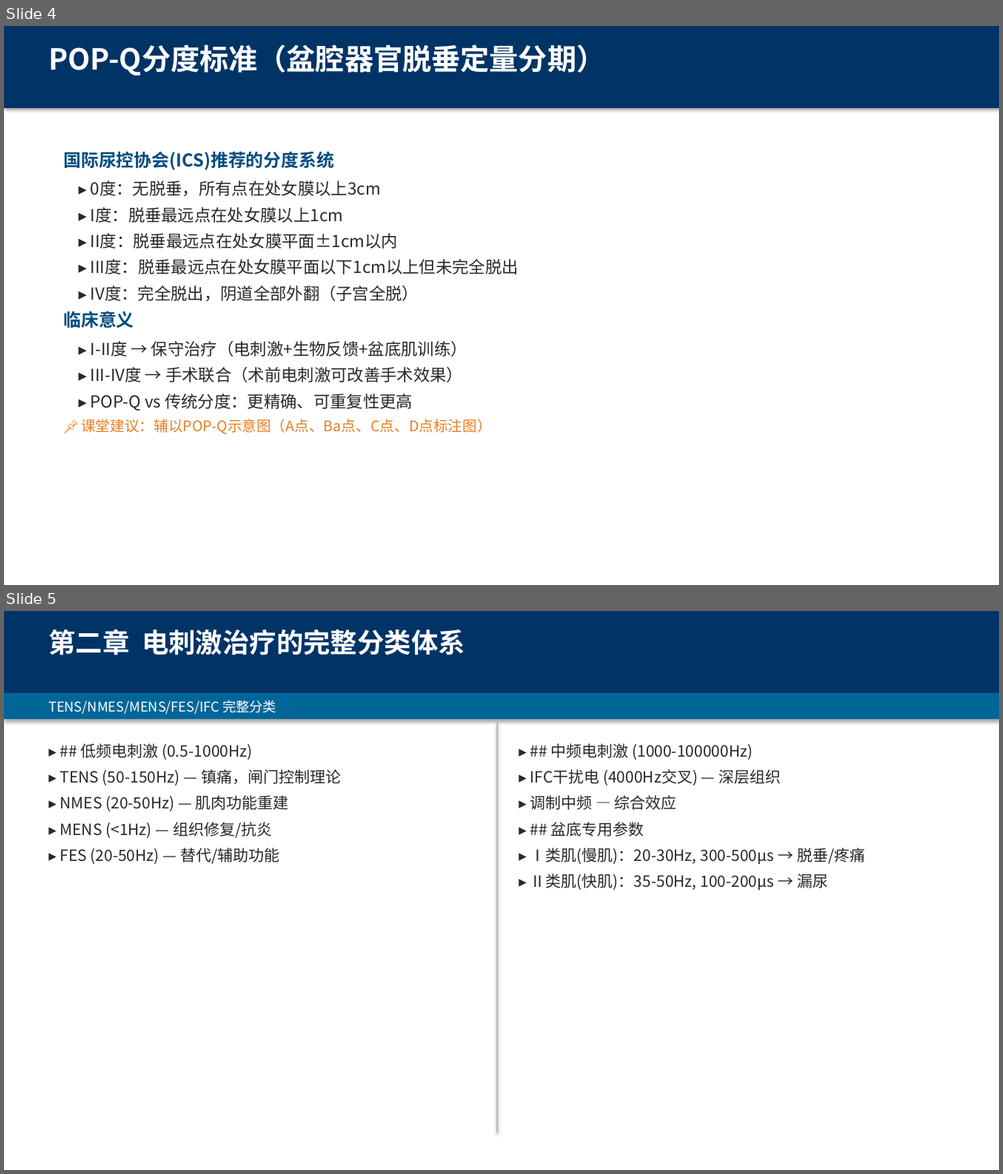
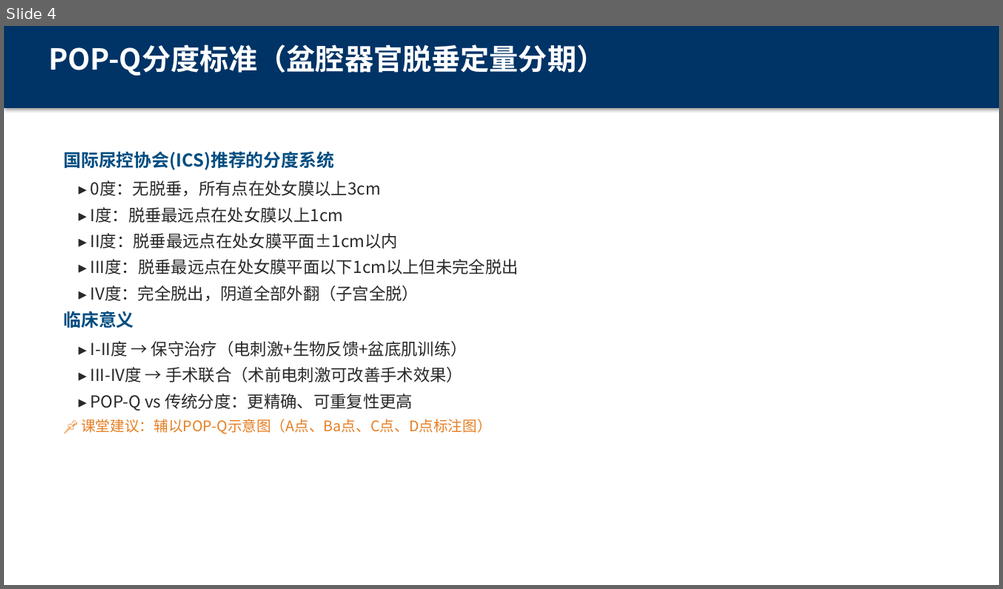
Before and after one commit to sandyoy/echoes, a slide deck: docs/圆爱康/02_培训材料/电刺激治疗与生物反馈-盆底康复培训_v4.0.pptx. Shown one above the other, each under a label of ours: slides 4 and 5 before the commit, slide 4 after it. The pictures are 1003x1174 and 1003x589 pixels, drawn with LibreOffice and Linux fonts; fonts in the diff are those of the drawing. Boxes give left, top, right and bottom in pixels: in the first picture for what was removed or moved away, otherwise in the second. Text is boxed around its words. In the diff, an @@ line names an element or a change of style, - is before the commit and + after.

```diff
--- a/docs/圆爱康/02_培训材料/电刺激治疗与生物反馈-盆底康复培训_v4.0.pptx
+++ b/docs/圆爱康/02_培训材料/电刺激治疗与生物反馈-盆底康复培训_v4.0.pptx
@@ slide 5 removed at (4, 611, 999, 1170), background #FFFFFF @@
@@ rectangle removed at (4, 611, 999, 693) @@
@@ text removed at (48, 629, 465, 655) @@
-第二章 电刺激治疗的完整分类体系
@@ rectangle removed at (4, 693, 999, 719) @@
@@ text removed at (48, 700, 276, 715) @@
-TENS/NMES/MENS/FES/IFC 完整分类
@@ text removed at (81, 743, 252, 760) @@
-▸ ## 低频电刺激 (0.5-1000Hz)
@@ rectangle removed at (496, 723, 498, 1133) @@
@@ text removed at (551, 743, 752, 760) @@
-▸ ## 中频电刺激 (1000-100000Hz)
@@ text removed at (60, 769, 341, 786) @@
-▸ TENS (50-150Hz) — 镇痛，闸门控制理论
@@ text removed at (603, 769, 780, 786) @@
-▸ IFC干扰电 (4000Hz交叉) — 深层组织
@@ text removed at (60, 795, 289, 812) @@
-▸ NMES (20-50Hz) — 肌肉功能重建
@@ text removed at (530, 795, 677, 810) @@
-▸ 调制中频 — 综合效应
@@ text removed at (60, 822, 272, 838) @@
-▸ MENS (<1Hz) — 组织修复/抗炎
@@ text removed at (551, 822, 644, 837) @@
-▸ ## 盆底专用参数
@@ text removed at (60, 848, 279, 864) @@
-▸ FES (20-50Hz) — 替代/辅助功能
@@ text removed at (530, 848, 865, 865) @@
-▸ Ⅰ类肌(慢肌)：20-30Hz, 300-500μs → 脱垂/疼痛
@@ text removed at (530, 874, 828, 891) @@
-▸ Ⅱ类肌(快肌)：35-50Hz, 100-200μs → 漏尿
```
Also in this commit, not shown: 3 slides added.
